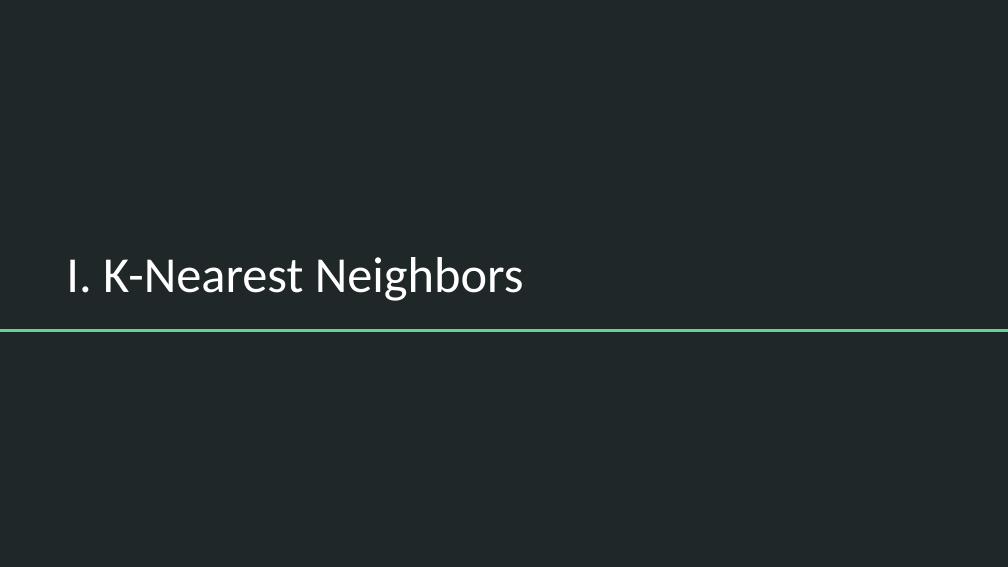
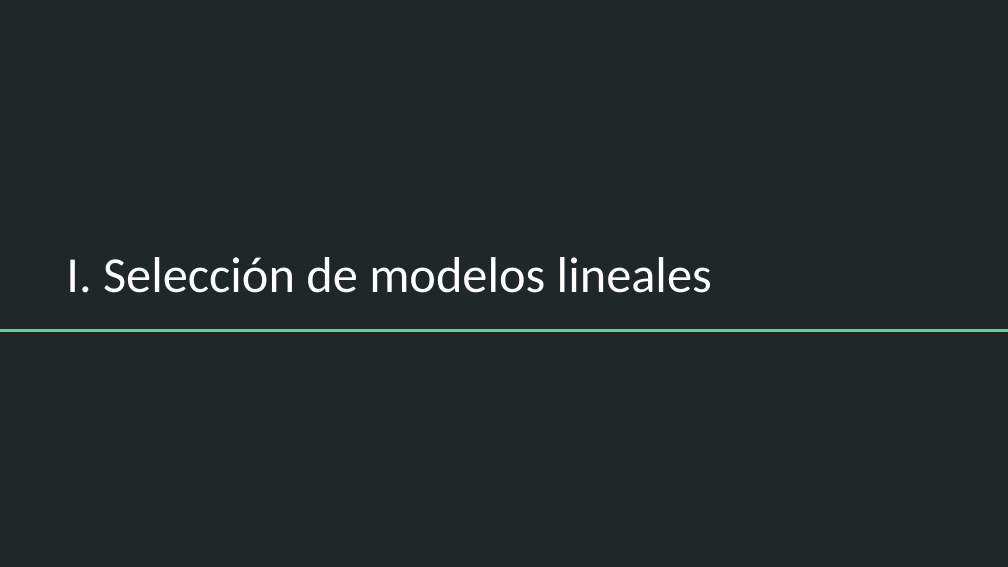
Before and after one commit to DCSCyHD/2023_modulo_3, a slide deck: slide 6 of clase5/teorica_5.pptx. Drawn at 1008x567 pixels with LibreOffice and Linux fonts; fonts in the diff are those of the drawing. Boxes give left, top, right and bottom in pixels: in the first picture for what was removed or moved away, otherwise in the second. Text is boxed around its words. In the diff, an @@ line names an element or a change of style, - is before the commit and + after.

```diff
--- a/clase5/teorica_5.pptx
+++ b/clase5/teorica_5.pptx
@@ title at (66,257,712,293): text changed @@
-I. K-Nearest Neighbors
+I. Selección de modelos lineales
```
Also in this commit, not shown: 6 other slides changed, 9 slides added, 17 slides removed, 6 other files.
